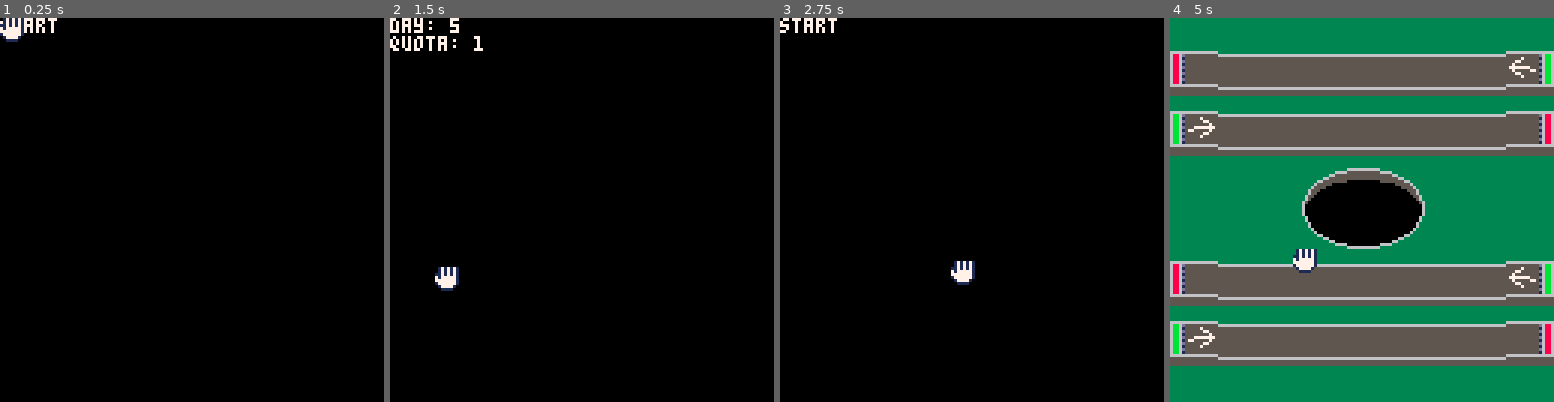
Above: before the commit, frames 1-4 (left to right).
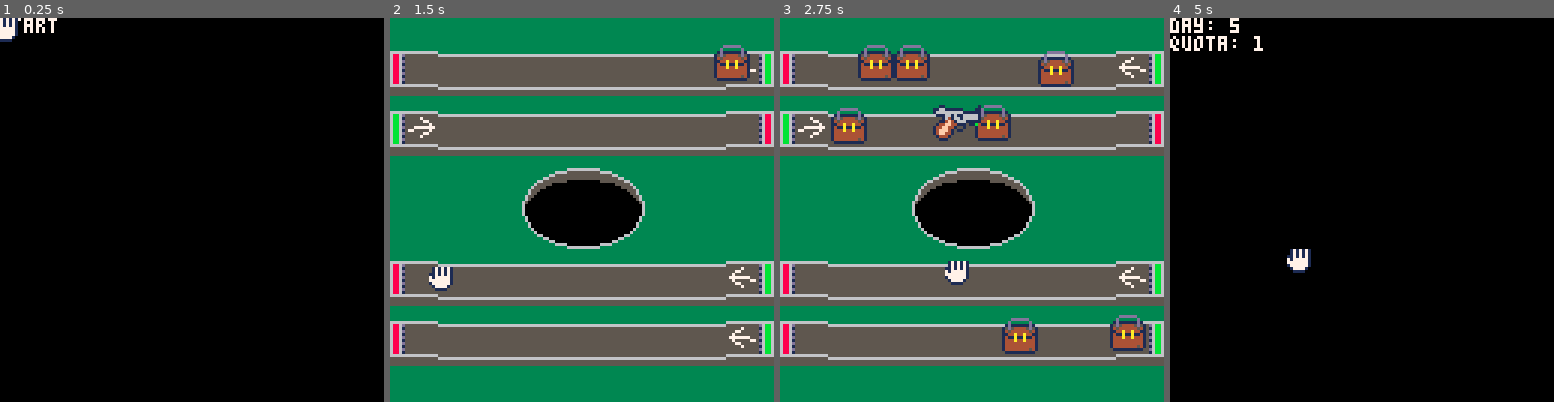
Above: after the commit, the same moments.

Repository: 4brn/Customs
Game: PICO-8 cartridge src/job.p8
The game is run twice, just before and just after one commit, with the same random seed, the same clock (stepped at 60 frames per second) and the same inputs.
Inputs (mouse positions are in pixels of both pictures, inside the frame that each line leads up to):
- Up to frame 1 (0.25 s): no input
- Up to frame 2 (1.5 s): click (670, 121) at 0.67 s; tap O (Z key) at 0.7 s; click (436, 267) at 1.22 s
- Up to frame 3 (2.75 s): tap O (Z key) at 1.7, 2.1, 2.5 s; click (887, 114) at 1.77 s; click (952, 259) at 2.32 s
- Up to frame 4 (5 s): click (1404, 106) at 2.87 s; tap O (Z key) every 0.4 s from 2.9 to 4.9 s; click (1465, 256) at 3.42 s; click (1231, 102) at 3.97 s; click (1292, 248) at 4.52 s

The runs differ from the first frame. In frame 1, 0.2% of the frame differs, in the area x 0-7%, y 0-7%; in frame 2, 96%, in the area x 0-100%, y 0-100%; in frame 3, 96%; in frame 4, 96%.

Commit message:
add optimisations and clean refactor

Diff:
--- a/src/area.lua
+++ b/src/area.lua
@@ -1,6 +1,7 @@
-local area_colors = {
+local COLORS = {
     fill = 0,
-    outline = 6
+    outline = 6,
+    shade = 5
 }
 
 function init_areas()
@@ -30,8 +31,8 @@
 
 function draw_areas()
     for a in all(areas) do
-        ovalfill(a.x + 1, a.y, a.x - 1 + a.width, a.y + a.height, 5)
-        ovalfill(a.x + 1, a.y + 3, a.x + a.width - 1, a.y + a.height + 4, area_colors.fill)
-        oval(a.x, a.y - 1, a.x + a.width, a.y + a.height + 5, 6)
+        ovalfill(a.x + 1, a.y, a.x - 1 + a.width, a.y + a.height, COLORS.shade)
+        ovalfill(a.x + 1, a.y + 3, a.x + a.width - 1, a.y + a.height + 4, COLORS.fill)
+        oval(a.x, a.y - 1, a.x + a.width, a.y + a.height + 5, COLORS.outline)
     end
 end
--- a/src/belt.lua
+++ b/src/belt.lua
@@ -1,4 +1,4 @@
-BELT_SPRITES = {
+local BELT_SPRITES = {
     start = 4,
     horizontal = 6,
     finish = 8,
@@ -27,11 +27,11 @@
 
     local belt = {}
 
-    local iteration, start, finish
+    local step, start, finish
     if flipped then
-        step = -SIZE
         start = 112
         finish = 0
+        step = -SIZE
     else
         start = 0
         finish = 112
@@ -40,34 +40,28 @@
 
     belt.tiles = {}
     belt.y = y
+    belt.start = start
+    belt.finish = finish
     belt.flipped = flipped
     belt.dx = flipped and -speed or speed
 
     for i = start, finish, step do
         local type
 
-        if i == start then
-            type = "start"
-        elseif i == finish then
-            type = "finish"
-        else
-            type = "horizontal"
-        end
+        if i == start then type = "start"
+        elseif i == finish then type = "finish"
+        else type = "horizontal" end
 
-        add(belt.tiles, {
-            x = i,
-            type = type,
-        })
+        add(belt.tiles, { x = i, type = type, })
     end
 
     return belt
 end
 
-function on_belt(obj)
-    local y = obj.y
-    for index,belt in pairs(belts) do
-        if y + 8 > belt.y and y + 8 < belt.y + 16 then
-            return true, index
+function get_belt(obj)
+    for belt in all(belts) do
+        if mid(belt.y, obj.y + 8, belt.y + 16) == obj.y + 8 then
+            return true, belt
         end
     end
 
--- a/src/color.lua
+++ b/src/color.lua
@@ -1,8 +1,9 @@
 function update_color()
-    if mouse.dragging then
-        -- grey-scale color pallet
+    if  mouse.dragging then
+        -- grayish color pallet
         pal({129,130,134,5,5,7,7,5,6,7,6,131,6,5,7}, 1)
-    else
-        pal()
+        return
     end
+
+    pal()
 end
--- a/src/debug.lua
+++ b/src/debug.lua
@@ -9,6 +9,7 @@
     [7] = "l+m+r"
 }
 
+local COLOR = 1
 function init_debug()
     debug_active = false
     menuitem(1, "debug: off", function()
@@ -19,14 +20,8 @@
     )
 end
 
-function update_debug()
-    -- remove later
-    if stat(31) == "d" then debug_active = not debug_active end
-end
-
 function draw_debug()
     if debug_active then
-        -- rectfill(0,0,127,20,0)
         mouse_data()
         explosion_data()
         item_data()
@@ -35,26 +30,28 @@
 end
 
 function mouse_data()
-    cursor(2,2,7)
+    cursor(2,2,COLOR)
+    print("mouse:")
     print(mouse.x .. "/" .. mouse.y)
     print(bitmap[mouse.state])
     print(mouse.state)
 end
 
 function explosion_data()
-    cursor(27,2,7)
-    print("xpls:" .. (#explosion / PARTICLE_COUNT))
-    print("reas:" .. #areas)
+    cursor(27,2,COLOR)
+    print("boom:" .. (#explosion / PARTICLE_COUNT))
+    print("count:" .. #areas)
 end
 
 function item_data()
-    cursor(57,2,7)
+    cursor(57,2,COLOR)
     print("items:"..#items)
-    print("slctd:".. (item_selected == nil and 0 or item_selected))
+    print("id:".. (item_selected ~= nil and item_selected or "nil"))
 end
 
 function game_data()
-    cursor(97, 2, 7)
+    cursor(97, 2, COLOR)
+    print("day:" .. game.day)
     print("q:" .. game.score .. "/" .. game.quota)
     print("e:" .. game.employment)
 end
--- a/src/settings.lua
+++ b/src/difficulty.lua
@@ -1,13 +1,13 @@
 FRAMERATE = 60
 DELTA = FRAMERATE < 60 and 2 or 1
-SIZE = 16 -- in pixels
+SIZE = 16 -- 16 px
 
 DIFFICULTY = {
     [1] = {
         spawn_rate = 2,
         speed = 0.5,
         belts = 2,
-        quota = 1,
+        quota = 10,
     },
     [2] = {
         spawn_rate = 3,
--- a/src/explosion.lua
+++ b/src/explosion.lua
@@ -5,7 +5,6 @@
 MAX_SCALE = 4
 
 function init_explosion()
-
     explosion = {}
 end
 
--- a/src/game.lua
+++ b/src/game.lua
@@ -13,21 +13,14 @@
 end
 
 function game_update()
-    -- remove later
-    if btnp(4) then
-        menu = "lose"
-        menu_init()
-        return
-    end
-
     if game.score >= game.quota then
-        menu = "survived"
+        menu = MENU.survived
         menu_init()
         return
     end
 
     if game.employment <= 0 then
-        menu = "lose"
+        menu = MENU.lose
         menu_init()
         return
     end
@@ -35,7 +28,6 @@
     update_items()
     update_color()
     update_explosion()
-    update_debug()
 end
 
 function game_draw()
--- a/src/item.lua
+++ b/src/item.lua
@@ -1,9 +1,10 @@
+local SAFE_SPRITES = {64}
+local DANGEROUS_SPRITES = {66, 68}
+
 function init_items()
-    SAFE_SPRITES = {64}
-    DANGEROUS_SPRITES = {66, 68}
+    items = {}
 
-    items = {}
-    id_counter = 0
+    id_counter = 1
     spawn_delay_max = flr(FRAMERATE / DIFFICULTY[game.day].spawn_rate)
     spawn_delay = spawn_delay_max
     item_selected = nil
@@ -13,24 +14,21 @@
     if spawn_delay <= 0 and not mouse.dragging then
         add_item()
         spawn_delay = spawn_delay_max
+        return
     else
         spawn_delay = spawn_delay - 1
     end
 
     for i = #items, 1, -1 do
         local item = items[i]
+        local on_belt, belt = get_belt(item)
 
-        local on_belt, belt_index = on_belt(item)
-        -- item.on_belt = is_on_belt
-        if on_belt and belt_index ~= nil then
-            item.dx = belts[belt_index].dx * DELTA
-        else
-            item.dx = 0
-        end
+        item.dx = belt ~= nil and belt.dx * DELTA or 0
 
         -- dragging
-        if inside_item(item) and mouse_clicked("left") then
+        if mouse_inside_item(item) and mouse_clicked("left") then
             mouse.dragging = true
+            mouse.mode = 2
 
             item.x = mouse.x - 6
             item.y = mouse.y - 6
@@ -39,8 +37,6 @@
 
             del(items, item)
             add(items, item)
-
-            mouse.mode = 2
             break
         else
             mouse.dragging = false
@@ -48,15 +44,19 @@
 
             if inside_area(item.x + 8, item.y + 6) then
                 add_explosion(item.x + 8, item.y + 6)
-                if item.safe then game.employment = game.employment - 1 end
                 del(items, item)
-            elseif on_belt and (item.x < 0 or item.x > 112) then
+
+                if item.safe then
+                    game.employment = game.employment - 1
+                end
+            elseif  on_belt and mid(0, item.x, 112) ~= item.x then
+                del(items, item)
+
                 if item.safe then
                     game.score = game.score + 1
                 else
                     game.employment = game.employment - 1
                 end
-                del(items, item)
             else
                 item.x = item.x + item.dx
             end
@@ -70,39 +70,25 @@
     end
 end
 
+function spawn_item()
+end
+
 function add_item()
-    id_counter = id_counter + 1
+    local item = {}
+    local belt = rnd(belts)
 
-    -- local belt_index = flr(rnd(#belts)) + 1
-    -- local belt = belts[belt_index]
-    -- if belt == nil then menu_init() return end
-    local belt = rnd(belts)
     local safe =  flr(rnd(2)) + 1 == 1
-
-    -- random sprite based on dangerous (true or false)
     local sprite = safe
         and SAFE_SPRITES[flr(rnd(#SAFE_SPRITES)) + 1]
         or DANGEROUS_SPRITES[flr(rnd(#DANGEROUS_SPRITES)) + 1]
 
-    add(items, {
-        id = item_id_counter,
-        x = belt.flipped and 112 or 0,
-        y = belt.y - 3 + flr(rnd(3)),
-        dx = 0,
-        dy = 0,
-        sprite = sprite,
-        safe = safe,
-        on_belt = nil
-    }
-    )
+    item.id = id_counter
+    item.x = belt.flipped and 112 or 0
+    item.y = belt.y - 3 + flr(rnd(3))
+    item.dx = 0
+    item.safe = safe
+    item.sprite = sprite
+
+    add(items, item)
+    id_counter = id_counter + 1
 end
-
-function inside_item(item)
-    if (mouse.x > item.x and mouse.y > item.y)
-        and (mouse.x < item.x + SIZE and mouse.y < item.y + SIZE) then
-        mouse.mode = 3
-        return true
-    end
-
-    return false
-end
--- a/src/job.p8
+++ b/src/job.p8
@@ -1,9 +1,9 @@
 pico-8 cartridge // http://www.pico-8.com
 version 43
 __lua__
-#include settings.lua
+#include main.lua
+#include difficulty.lua
 
-#include main.lua
 -- States
 #include menu.lua
 #include game.lua
--- a/src/main.lua
+++ b/src/main.lua
@@ -6,7 +6,7 @@
         employment = 20,
     }
 
-    menu = "start"
+    menu = MENU.start
 
     init_mouse()
     menu_init()
--- a/src/menu.lua
+++ b/src/menu.lua
@@ -1,31 +1,50 @@
+MENU = {
+    start = 1,
+    overview = 2,
+    survived = 3,
+    win = 4,
+    lose = 5,
+}
+
 function menu_init()
+    menu_delay = 10
+
     update = menu_update
     draw = menu_draw
 end
 
 function menu_update()
-    if btnp(4) then
-        if menu == "start" then
-            menu = "overview"
+    if menu_delay > 0 then
+        menu_delay = menu_delay - 1
+        return
+    end
+
+    if mouse_clicked("left") then
+        menu_delay = 10
+
+        if menu == MENU.start then
+            menu = MENU.overview
             return
         end
 
-        if menu == "overview" then
+        if menu == MENU.overview then
             game_init()
             return
         end
 
-        if menu == "survived" then
-            if game.day < 5 then
-                game.day = game.day + 1
-                menu = "overview"
-            else
-              menu = "win"
+        if menu == MENU.survived then
+
+            if game.day >= #DIFFICULTY then
+                menu = MENU.win
+                return
             end
+
+            game.day = game.day + 1
+            menu = MENU.overview
             return
         end
 
-        if menu == "lose" or "win" then
+        if menu == MENU.win or MENU.lose then
             _init()
             return
         end
@@ -34,30 +53,29 @@
 
 function menu_draw()
     cls()
-    if menu == "start" then
+    if menu == MENU.start then
         print("start", 7)
         return
     end
 
-    if menu == "overview" then
+    if menu == MENU.overview then
         print("day: " .. (game.day) , 7)
         print("quota: " .. DIFFICULTY[game.day].quota, 7)
         return
     end
 
-    if menu == "lose" then
+    if menu == MENU.lose then
         print("fired", 7)
         return
     end
 
-    if menu == "win" then
+    if menu == MENU.win then
         print("You survived the week", 7)
         return
     end
 
-    if menu == "survived" then
+    if menu == MENU.survived then
         print("survived", 7)
         return
     end
-
 end
--- a/src/mouse.lua
+++ b/src/mouse.lua
@@ -10,11 +10,6 @@
     mouse.mode = 1
 end
 
-function mouse_clicked(button)
-    if mouse.state == BUTTONS[button] then return true end
-    return false
-end
-
 function update_mouse()
     mouse.x = stat(32)
     mouse.y = stat(33)
@@ -24,19 +19,32 @@
     mouse.mode = mouse.state == 1 and 2 or 1
 
     -- mouse collision
-    if mouse.x < 0 then
-        mouse.x = 0
-    elseif mouse.x + 8 > 127 then
-        mouse.x = 127 - 8
-    end
-
-    if mouse.y < 0 then
-        mouse.y = 0
-    elseif mouse.y + 8 > 127 then
-        mouse.y = 127 - 8
-    end
+    mouse.x = mid(0, mouse.x, 120)
+    mouse.y = mid(0, mouse.y, 120)
 end
 
 function draw_mouse()
-    spr(MOUSE_SPRITES[mouse.mode], mouse.x, mouse.y)
+    spr(MOUSE_SPRITES[mouse.mode], mouse.x - 2, mouse.y)
 end
+
+function mouse_clicked(button, delay)
+    if mouse.state == BUTTONS[button] then
+        return true
+    end
+
+    return false
+end
+
+function mouse_inside_item(item)
+    -- whether mouse X is between the most left and most right of item X coords
+    local cond1 = mid(item.x, mouse.x, item.x + SIZE) == mouse.x
+    -- whether mouse X is between the most upper and lowest of item Y coords
+    local cond2 = mid(item.y, mouse.y, item.y + SIZE) == mouse.y
+
+    if cond1 and cond2 then
+        mouse.mode = 3
+        return true
+    end
+
+    return false
+end
